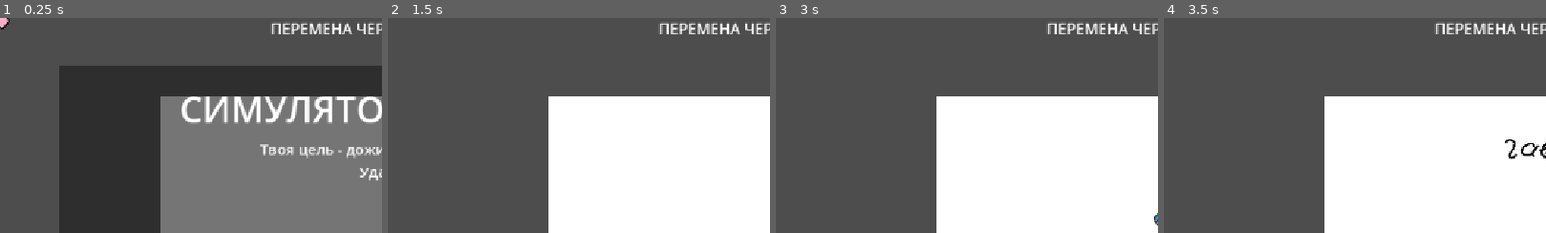
Above: before the commit, frames 1-4 (left to right).
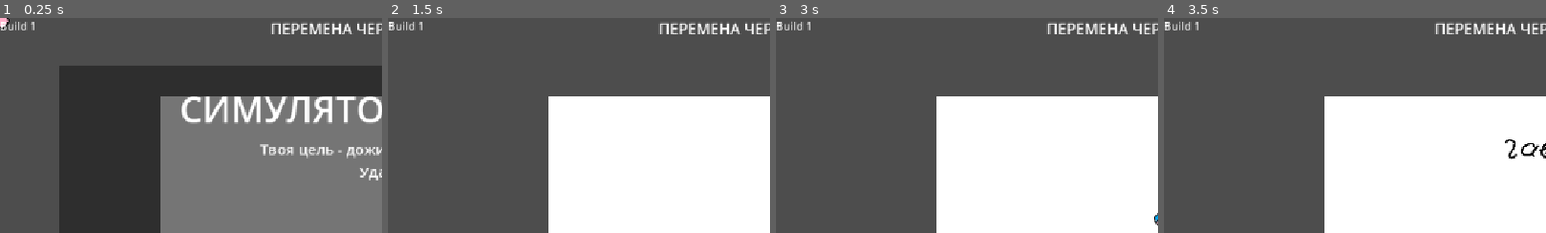
Above: after the commit, the same moments.

Repository: AmongRyzh/maxter-s-jam-2026
Game: Godot game, scene res://gameplay.tscn
Two runs of this game, one before a commit and one after it. Both use one fixed random seed, a clock stepped at 60 frames per second and the inputs below. The engine's default icon, where the game draws it, is replaced by a stand-in: a white triangle on a blue panel in a dark square.
Inputs (mouse positions are % of the whole screen's width and height, from its top left):
- Up to frame 1 (0.25 s): no input
- Up to frame 2 (1.5 s): click "Начать" at 0.5 s; move the mouse to (93, 90) at 1.27 s; click (93, 90) at 1.42 s
- Up to frame 3 (3 s): move the mouse to (76, 67) at 2.02 s; click (76, 67) at 2.17 s; move the mouse to (86, 80) at 2.77 s; click (86, 80) at 2.92 s
- Up to frame 4 (3.5 s): no input
The pictures show only the part of the screen within x 0-50%, y 0-50%; the shares and areas given below are measured in that part.

The runs differ from the first frame. In frame 1, 0.2% of the frame differs, in the area x 0-9%, y 1-6%; in frame 2, 0.2%; in frame 3, 0.2%; in frame 4, 0.2%.

Commit message:
билд 1

Diff:
--- a/gameplay.tscn
+++ b/gameplay.tscn
@@ -70,21 +70,6 @@
 [node name="SpawnPoint5" type="Node2D" parent="PainterImageSpawnPoints" unique_id=1593607214]
 position = Vector2(819, 61)
 
-[node name="SpawnPoint6" type="Node2D" parent="PainterImageSpawnPoints" unique_id=1486340094]
-position = Vector2(992, 61)
-
-[node name="SpawnPoint7" type="Node2D" parent="PainterImageSpawnPoints" unique_id=1264419762]
-position = Vector2(1037, 182)
-
-[node name="SpawnPoint8" type="Node2D" parent="PainterImageSpawnPoints" unique_id=773742878]
-position = Vector2(1029, 311)
-
-[node name="SpawnPoint9" type="Node2D" parent="PainterImageSpawnPoints" unique_id=557775869]
-position = Vector2(1017, 440)
-
-[node name="SpawnPoint10" type="Node2D" parent="PainterImageSpawnPoints" unique_id=283704472]
-position = Vector2(942, 562)
-
 [node name="SpawnPoint11" type="Node2D" parent="PainterImageSpawnPoints" unique_id=1141439447]
 position = Vector2(762, 575)
 
@@ -205,6 +190,11 @@
 
 [node name="CanvasLayer" type="CanvasLayer" parent="." unique_id=974538232]
 
+[node name="BuildLabel" type="Label" parent="CanvasLayer" unique_id=353407264]
+offset_right = 53.0
+offset_bottom = 23.0
+text = "Build 1"
+
 [node name="GameFinishLabel" type="Label" parent="CanvasLayer" unique_id=1348736259]
 anchors_preset = 5
 anchor_left = 0.5
Not shown, added: export_presets.cfg
